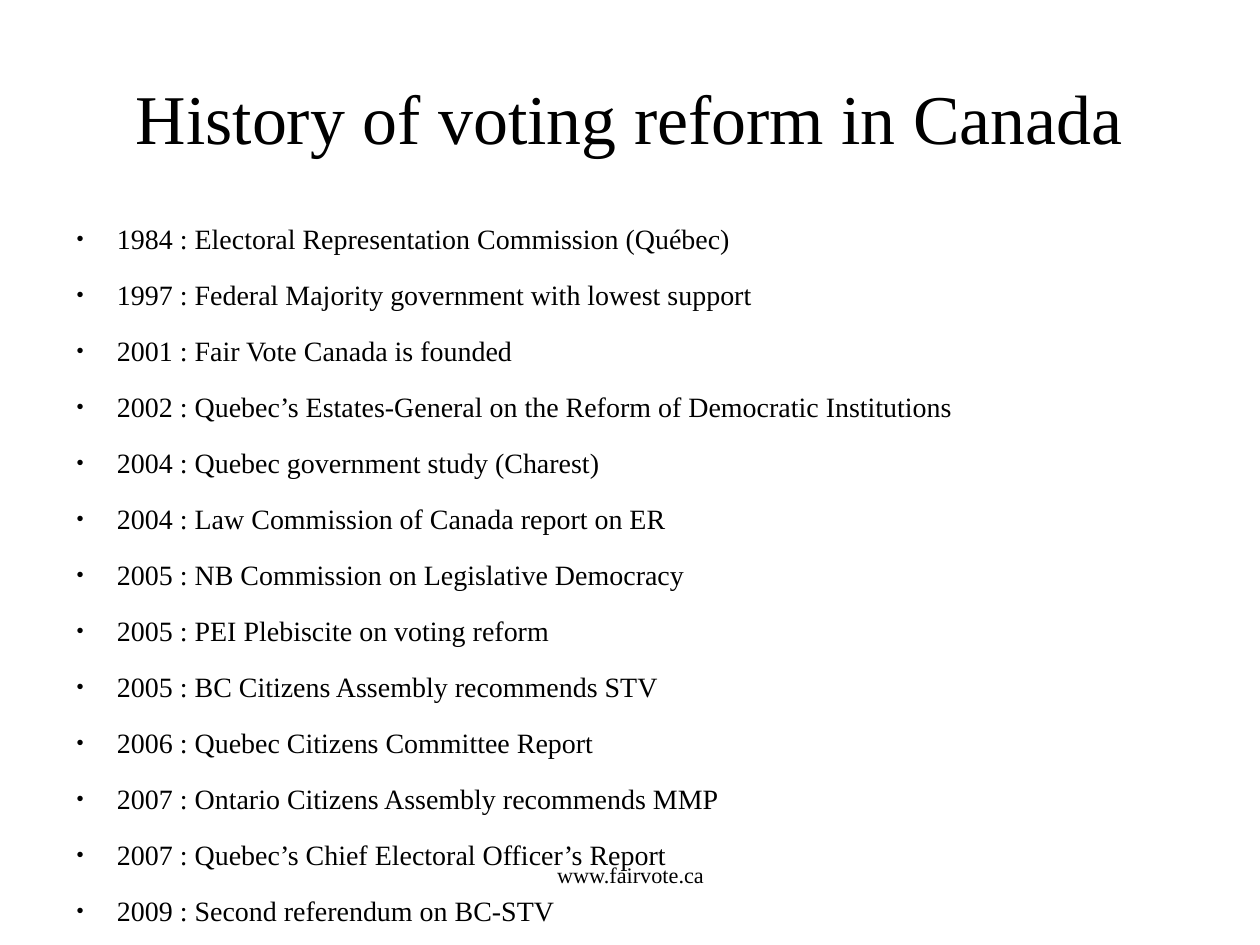
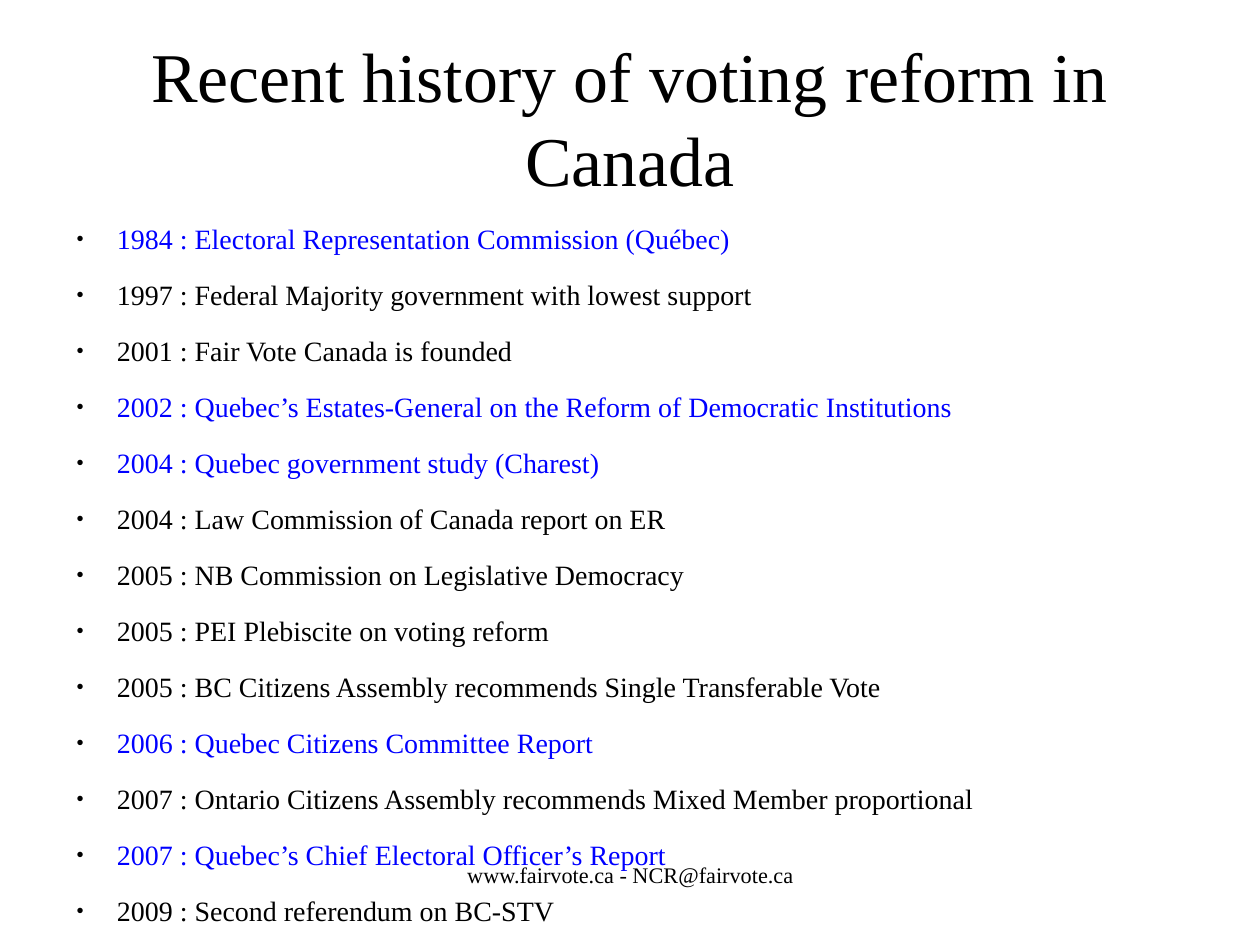
Before and after one commit to cyclingzealot/fvc_presentation, a slide deck: slide 15 of votingSystems.odp (slide 8 before the commit). Drawn at 1260x945 pixels with LibreOffice and Linux fonts; fonts in the diff are those of the drawing. Boxes give left, top, right and bottom in pixels: in the first picture for what was removed or moved away, otherwise in the second. Text is boxed around its words. In the diff, an @@ line names an element or a change of style, - is before the commit and + after.

```diff
--- a/votingSystems.odp
+++ b/votingSystems.odp
@@ title at (x1=151, y1=53, x2=1107, y2=187): text changed @@
-History of voting reform in Canada
+Recent history of voting reform in Canada
@@ text at (x1=117, y1=229, x2=952, y2=870): text colour #000000 to #0000FF in "1984 : Electoral Representation Commission (Québec)", "2002 : Quebec’s Estates-General on the Reform ...", "2004 : Quebec government study (Charest)", "2006 : Quebec Citizens Committee Report" and 1 more places @@
@@ text at (x1=117, y1=677, x2=880, y2=702): text changed @@
-● 2005 : BC Citizens Assembly recommends STV
+● 2005 : BC Citizens Assembly recommends Single Transferable Vote
@@ text at (x1=117, y1=789, x2=973, y2=814): text changed @@
-● 2007 : Ontario Citizens Assembly recommends MMP
+● 2007 : Ontario Citizens Assembly recommends Mixed Member proportional
@@ text at (x1=467, y1=865, x2=793, y2=888): text changed @@
-www.fairvote.ca
+www.fairvote.ca - NCR@fairvote.ca
```
Also in this commit, not shown: 56 other slides changed, 9 slides added, 8 other files.
